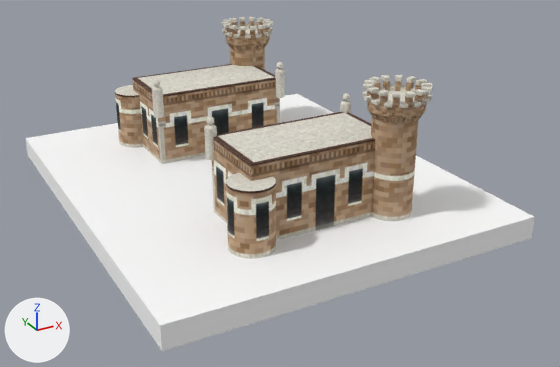
An edit to the glTF model Models/SANDSTGATE.glb, drawn before and after from the same camera.
The view is the same before and after, from a 50 mm lens placed at (-105.6, -182.3, 87.6), pointed at (-8.6, -6.0, -0.6). The lights are fixed; the arrows at lower left show +X, +Y and +Z. Where no turn or scale is listed for an object, it has been applied to the vertices. Vertices at the same position are counted once.

The first picture shows 'SANDSTGATE'.
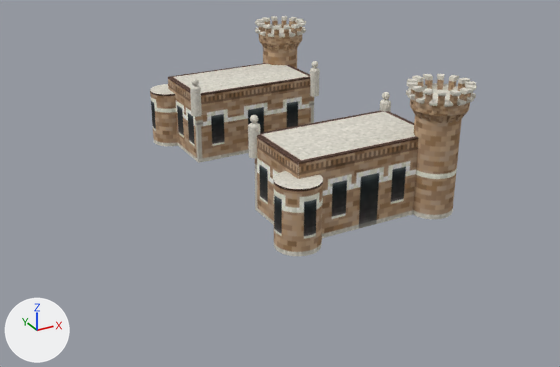
The change, as a list of edits to the scene's bpy script:
```text
Change me_sandstgate_001:
    where me_sandstgate_001.from_pydata(...)  # 10257 vertices, 20246 faces; spans x -101.4..0.0, y -121.7..0.0, z -6.1..34.1
    used by ob_sandstgate; location = (37.6, 64.6, 0.0)
    remove me_sandstgate_001.materials.append(mat_diffuse_activecaptiontext)  # white #ffffff
    me_sandstgate_001 part 1: the loose piece of 8 vertices spanning x -101.4..0.0, y -121.7..0.0, z -6.1..0.0 is deleted
Change ob_sandstgate:
    ob_sandstgate.location: (37.6, 64.6, 0.0) -> (47.6, 60.4, 0.0)
```

Boxes [x1, y1, x2, y2] around the edits, measured in the pictures (560 x 367 px):
'SANDSTGATE', reshaped, moved
    before: [25, 17, 535, 351]
    after: [150, 16, 477, 256]
part 1 of me_sandstgate_001, deleted
    before: [25, 94, 535, 351]
